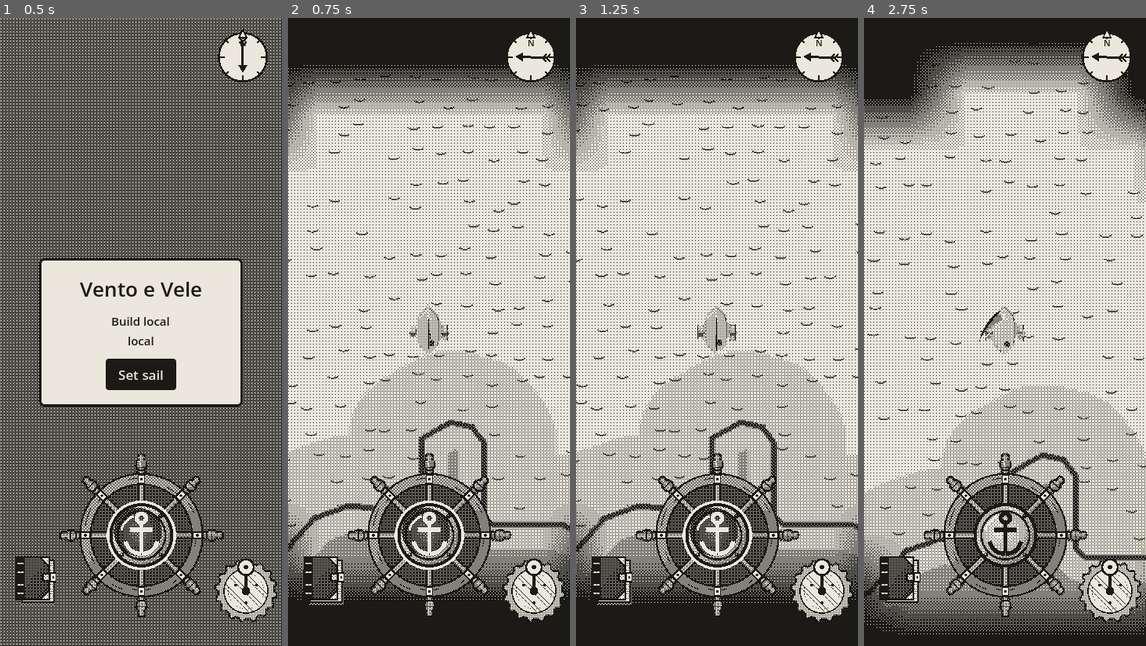
Above: before the commit, frames 1-4 (left to right).
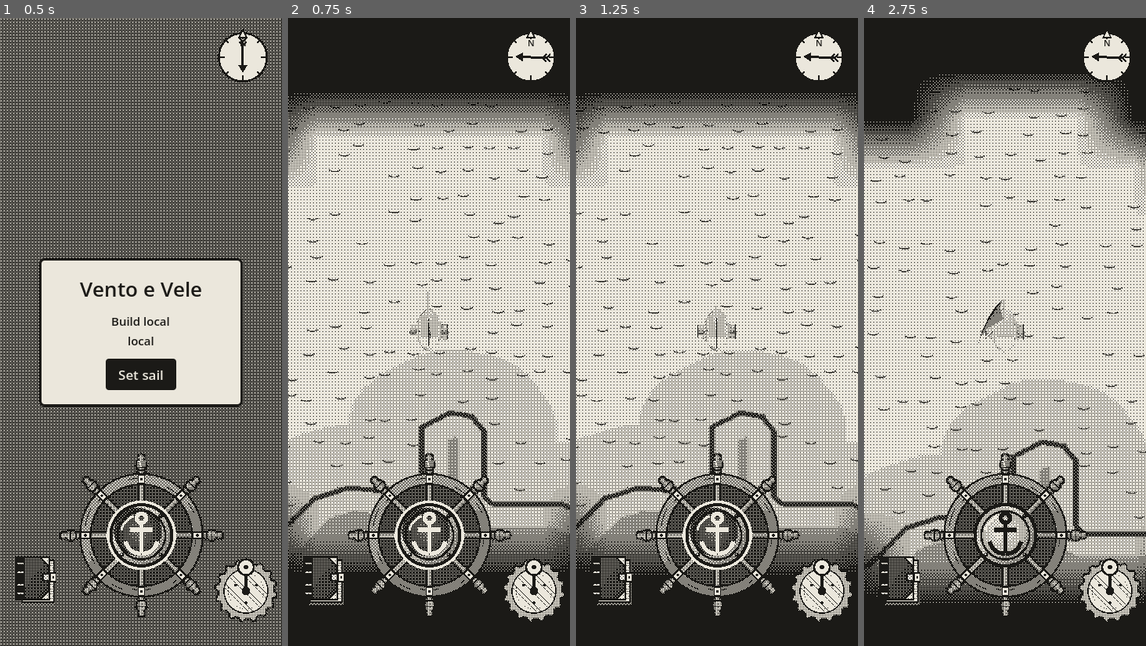
Above: after the commit, the same moments.

Repository: EnricoLabarile/Sail
Game: Godot game, scene res://Assets/Scenes/Overworld.tscn
Same seed, same stepped clock (60 frames per second), same inputs: the game is played once before the commit and once after it.
Inputs (mouse positions are in pixels of both pictures, inside the frame that each line leads up to):
- Up to frame 1 (0.5 s): no input
- Up to frame 2 (0.75 s): click "Set sail" at 0.5 s
- Up to frame 3 (1.25 s): no input
- Up to frame 4 (2.75 s): tap Enter (ui_accept) at 1.25 s; drag from (1005, 526) to (1033, 193) at 1.27 s; drag from (1109, 589) to (990, 457) at 2.02 s

Frame 1 is identical in both runs. In frame 2, 7.3% of the frame differs, in the area x 0-100%, y 7-93%; in frame 3, 7.3%; in frame 4, 7.7%, in the area x 0-100%, y 4-99%.

Commit message:
Refine boat model and camera setup
Update the boat meshes and rig placement, adjust camera tilt and motion values, remove the placeholder helmsman, and add the Cube FBX asset.

Diff:
--- a/Assets/Boat/boat.gd
+++ b/Assets/Boat/boat.gd
@@ -9,17 +9,17 @@
 @export var anchor_bite := 4.0      # how quickly the anchor stops her
 @export var turn_rate := 1.5        # rad/s at full rudder, whatever her speed (as in the prototype; it had 1.62)
 @export var bow_reach := 2.2        # metres from her middle to the bow: the shore stops her there
-@export var heel_max_deg := 7    # how far she leans with the wind on the sail
-@export var camera_tilt_deg := 15 # the camera's tilt from straight down (the prototype's BOAT_TILT look)
+@export var heel_max_deg := 5    # how far she leans with the wind on the sail
+@export var camera_tilt_deg := 30 # the camera's tilt from straight down (the prototype's BOAT_TILT look)
 @export var sail_fill_rate := 2   # how quickly the sail fills or empties (higher = quicker)
 @export var boom_max_deg := 90    # the furthest the sail swings out from the boat's middle line, either side
 
 # Turning: she leans out of the turn (the prototype's "lean out of a turn"), more the quicker she turns
 # and the faster she goes.
-@export var turn_lean_deg := 22.0   # how far she leans turning at turn_rate at top_speed, in degrees (the prototype's)
+@export var turn_lean_deg := 5.0   # how far she leans turning at turn_rate at top_speed, in degrees (the prototype's)
 
 # Speeding up and slowing down: the bow lifts as she gathers way and dips as she slows (as in the prototype).
-@export var surge_pitch_deg := 3.0      # degrees the bow lifts for every m/s² she speeds up (dips the same slowing down)
+@export var surge_pitch_deg := 5      # degrees the bow lifts for every m/s² she speeds up (dips the same slowing down)
 @export var surge_pitch_max_deg := 4.5  # never more than this, either way
 
 # How she leans and pitches: not straight to where she should be, but like a weight on a spring, so she
--- a/Assets/Boat/boat.tscn
+++ b/Assets/Boat/boat.tscn
@@ -6,38 +6,26 @@
 [ext_resource type="PackedScene" uid="uid://bkhrx3gsk66tq" path="res://Assets/Boat/sm_boat_sail.fbx" id="4_og2vt"]
 [ext_resource type="PackedScene" path="res://Assets/Boat/paddle_wheel.tscn" id="5_paddle"]
 
-[sub_resource type="StandardMaterial3D" id="Mat_ink"]
-albedo_color = Color(0.12, 0.11, 0.1, 1)
-
-[sub_resource type="CapsuleMesh" id="Mesh_helmsman"]
-material = SubResource("Mat_ink")
-radius = 0.22
-height = 0.8
-
 [node name="Boat" type="Node3D" unique_id=1479473515]
 script = ExtResource("1_boat")
 
 [node name="Model" type="Node3D" parent="." unique_id=1073816525]
 
-[node name="Helmsman" type="MeshInstance3D" parent="Model" unique_id=1864005739]
-transform = Transform3D(1, 0, 0, 0, 1, 0, 0, 0, 1, 0.25, 0.8, 1.2)
-mesh = SubResource("Mesh_helmsman")
-
 [node name="sm_boat_hull" parent="Model" unique_id=1085224572 instance=ExtResource("2_da1jx")]
-transform = Transform3D(-4.371139e-08, 0, 1, 0, 1, 0, -1, 0, -4.371139e-08, 0, 0.31564635, -0.2166603)
+transform = Transform3D(-4.371139e-08, 0, 1, 0, 1, 0, -1, 0, -4.371139e-08, 0, 0.004143417, -0.2166603)
 
 [node name="sm_boat_mast" parent="Model/sm_boat_hull" unique_id=429624402 instance=ExtResource("3_ee1eo")]
-transform = Transform3D(-4.371139e-08, 0, -1, 0, 1, 0, 1, 0, -4.371139e-08, 0.80755496, -0.044380724, 3.5299347e-08)
+transform = Transform3D(-4.371139e-08, 0, -1, 0, 1, 0, 1, 0, -4.371139e-08, 0.5874774, 0.7457499, 2.5679455e-08)
 
 [node name="Rig" type="Node3D" parent="Model/sm_boat_hull/sm_boat_mast" unique_id=503799022]
 
 [node name="sm_boat_sail" parent="Model/sm_boat_hull/sm_boat_mast/Rig" unique_id=139299008 instance=ExtResource("4_og2vt")]
-transform = Transform3D(-4.371139e-08, 0, -1, 0, 1, 0, 1, 0, -4.371139e-08, 0, 0.7883911, 0)
+transform = Transform3D(-4.371139e-08, 0, -1, 0, 1, 0, 1, 0, -4.371139e-08, 0, 0.23171997, 0)
 
-[node name="PaddleWheelLeft" parent="Model" instance=ExtResource("5_paddle")]
+[node name="PaddleWheelLeft" parent="Model" unique_id=622844927 instance=ExtResource("5_paddle")]
 transform = Transform3D(1, 0, 0, 0, 1, 0, 0, 0, 1, -1.36, 0.1, 0.1)
 
-[node name="PaddleWheelRight" parent="Model" instance=ExtResource("5_paddle")]
+[node name="PaddleWheelRight" parent="Model" unique_id=958712090 instance=ExtResource("5_paddle")]
 transform = Transform3D(1, 0, 0, 0, 1, 0, 0, 0, 1, 1.36, 0.1, 0.1)
 
 [node name="Camera3D" type="Camera3D" parent="." unique_id=1565566446]
--- a/Assets/Scenes/Overworld.tscn
+++ b/Assets/Scenes/Overworld.tscn
@@ -24,7 +24,7 @@
 
 [node name="Helm" parent="." unique_id=1401139767 instance=ExtResource("3_helm")]
 
-[node name="Crank" parent="." instance=ExtResource("8_crank")]
+[node name="Crank" parent="." unique_id=31512667 instance=ExtResource("8_crank")]
 
 [node name="WindVane" parent="." unique_id=1472540336 instance=ExtResource("5_vane")]
 
Binary file added: Assets/Boat/Cube.fbx
Not shown, added: Assets/Boat/Cube.fbx.import
Binary file changed: Assets/Boat/sm_boat_hull.fbx
Binary file changed: Assets/Boat/sm_boat_mast.fbx
Binary file changed: Assets/Boat/sm_boat_sail.fbx
